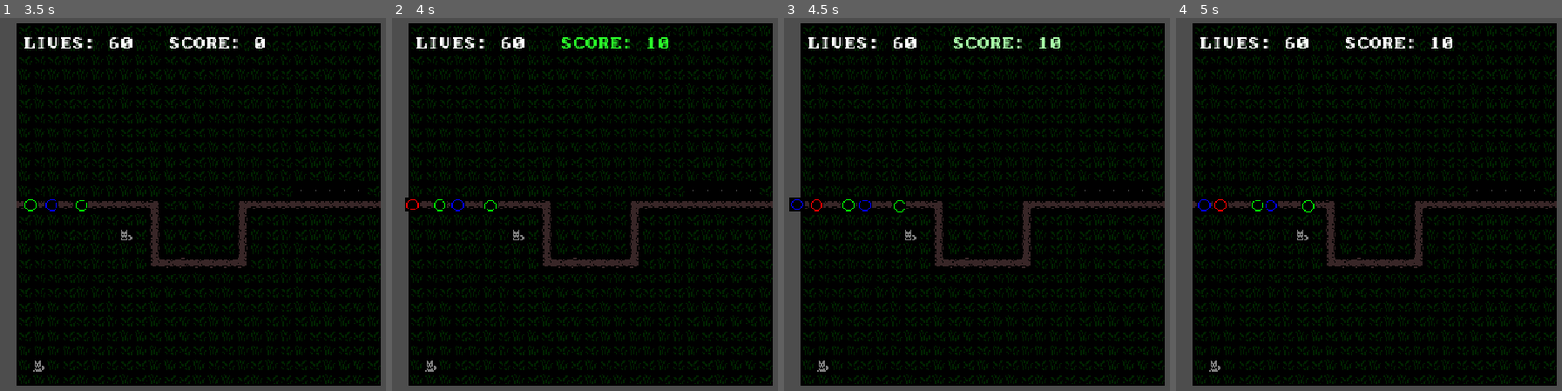
Above: before the commit, frames 1-4 (left to right).
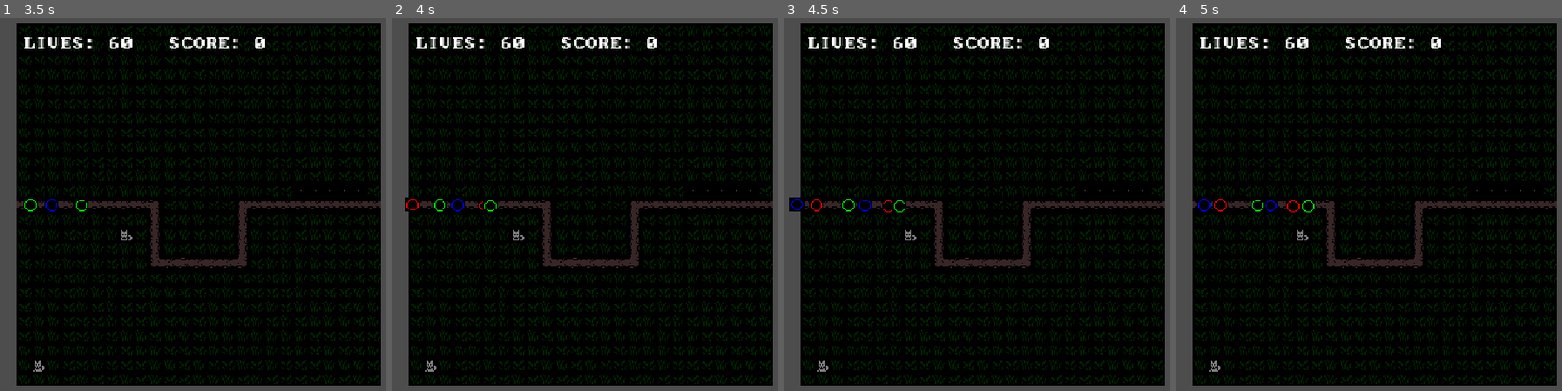
Above: after the commit, the same moments.

Repository: wonderzombie/godot-bubbles-td
Game: Godot game, scene res://scenes/main.tscn
Two runs of this game, one before a commit and one after it. Both use one fixed random seed, a clock stepped at 60 frames per second and the inputs below.
Inputs (mouse positions are in pixels of both pictures, inside the frame that each line leads up to):
- Up to frame 1 (3.5 s): tap Enter at 0.5 s; move the mouse to (351, 185) at 0.52 s; hold 1 (first_balloon) 0.53-1.28 s; click (351, 185) at 0.67 s; move the mouse to (57, 223) at 1.27 s; tap Space (next_round) at 1.35 s; click (57, 223) at 1.42 s; move the mouse to (270, 118) at 2.02 s; hold 2 (second_balloon) 2.03-2.78 s; click (270, 118) at 2.17 s; move the mouse to (162, 282) at 2.77 s; tap 3 (third_balloon) at 2.85 s; click (162, 282) at 2.92 s
- Up to frame 2 (4 s): move the mouse to (outside the picture) at 3.52 s; hold 1 (first_balloon) from 3.53 s (still down); click (outside the picture) at 3.67 s
- Up to frame 3 (4.5 s): move the mouse to (outside the picture) at 4.27 s; release 1 (first_balloon) at 4.28 s; tap Space (next_round) at 4.35 s; click (outside the picture) at 4.42 s
- Up to frame 4 (5 s): no input

Frame 1 is identical in both runs. In frame 2, 0.5% of the frame differs, in the area x 22-72%, y 5-52%; in frame 3, 0.5%; in frame 4, 0.2%.

Commit message:
rearrange declarations

Diff:
--- a/resources/tower_stats.gd
+++ b/resources/tower_stats.gd
@@ -1,14 +1,16 @@
 class_name TowerStats extends Resource
-
-@export var detection_radius: float = 36.0
-@export var attack_cooldown: float = 2.05
-@export var hits_per_rock: int = 2
-@export var rock_range: int = 12 * 3 * 1 + 6
 
 enum Ty {
 	DOG_I,
 }
 
-static var STATS = {
+
+static var all_stats = {
 	Ty.DOG_I: load("res://resources/dog_tower_i.tres")
 }
+
+
+@export var detection_radius: float = 36.0
+@export var attack_cooldown: float = 2.05
+@export var hits_per_rock: int = 2
+@export var rock_range: float = 12 * 4
